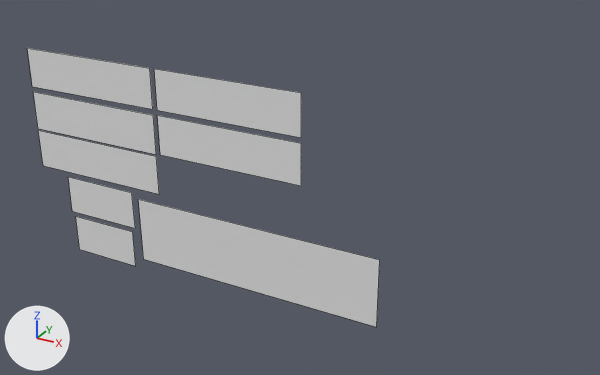
Before and after pictures for a commit that changed the FBX model Assets/1Neon/Model/NeonSigns.fbx.
Camera for both pictures: a camera (50 mm lens) standing at (27.9, -29.4, 20.3) and looking at (11.2, 1.1, 5.0). Every picture has the same lights, and +X, +Y and +Z are marked at lower left. Mesh edges are drawn as thin lines.
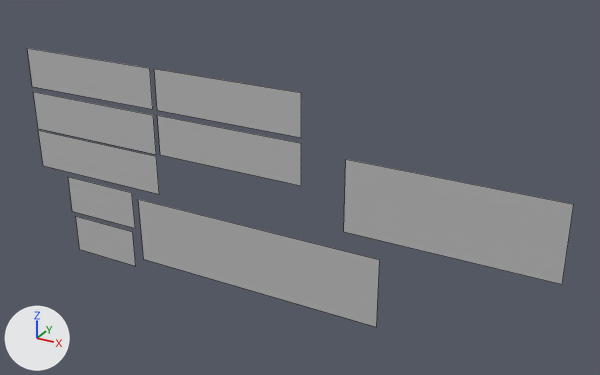
Location of each change, (x1, y1, x2, y2) in pixels of the pictures (600 x 375 px):
'Plane.009', added
    after: (344, 159, 574, 284)
'Plane.001', recoloured
    both: (138, 199, 380, 327)
'Plane.007', recoloured
    both: (154, 69, 301, 138)
'Plane.008', recoloured
    both: (157, 115, 301, 186)
'Plane.006', recoloured
    both: (27, 48, 153, 109)
'Plane.005', recoloured
    both: (33, 92, 156, 154)
'Plane.004', recoloured
    both: (38, 130, 159, 194)
'Plane.003', recoloured
    both: (68, 177, 135, 228)
'Plane.002', recoloured
    both: (76, 216, 136, 266)

Edits to the bpy script that builds the scene:
```text
Add mat_lambert1:
    mat_lambert1 = principled_material('lambert1')
    mat_lambert1.base_color = (0.5, 0.5, 0.5)  # grey #bcbcbc
Change me_plane_006:
    where me_plane_006.from_pydata(...)  # 4 vertices, 1 face; spans x -3.86..3.86, y 0.0, z 7.9..9.9
    add me_plane_006.materials.append(mat_lambert1)  # grey #bcbcbc
Change me_plane_004:
    where me_plane_004.from_pydata(...)  # 4 vertices, 1 face; spans x -3.86..3.86, y 0.0, z 3.53..5.53
    add me_plane_004.materials.append(mat_lambert1)  # grey #bcbcbc
Change me_plane_002:
    where me_plane_002.from_pydata(...)  # 4 vertices, 1 face; spans x -1.93..1.93, y 0.0, z -1.0..1.0
    add me_plane_002.materials.append(mat_lambert1)  # grey #bcbcbc
Change me_plane_008:
    where me_plane_008.from_pydata(...)  # 4 vertices, 1 face; spans x 4.1..11.82, y 0.0, z 5.66..7.66
    add me_plane_008.materials.append(mat_lambert1)  # grey #bcbcbc
Change me_plane_001:
    where me_plane_001.from_pydata(...)  # 4 vertices, 1 face; spans x 2.51..15.67, y 0.0, z -0.44..2.97
    add me_plane_001.materials.append(mat_lambert1)  # grey #bcbcbc
Change me_plane_007:
    where me_plane_007.from_pydata(...)  # 4 vertices, 1 face; spans x 4.1..11.82, y 0.0, z 7.9..9.9
    add me_plane_007.materials.append(mat_lambert1)  # grey #bcbcbc
Change me_plane_003:
    where me_plane_003.from_pydata(...)  # 4 vertices, 1 face; spans x -2.13..2.13, y 0.0, z 1.24..3.24
    add me_plane_003.materials.append(mat_lambert1)  # grey #bcbcbc
Change me_plane_005:
    where me_plane_005.from_pydata(...)  # 4 vertices, 1 face; spans x -3.86..3.86, y 0.0, z 5.63..7.63
    add me_plane_005.materials.append(mat_lambert1)  # grey #bcbcbc
Add me_mesh_008:
    me_mesh_008.from_pydata([(-4.69, 0.0, 0.0), (4.69, 0.0, 0.0), (-4.69, 0.0, 3.41), (4.69, 0.0, 3.41)], [], [(0, 1, 3, 2)])
    me_mesh_008.materials.append(mat_lambert1)  # grey #bcbcbc
Add ob_plane_009:
    ob_plane_009 = bpy.data.objects.new('Plane.009', me_mesh_008)
    ob_plane_009.location = (18.63, 0.0, 3.91)
```
